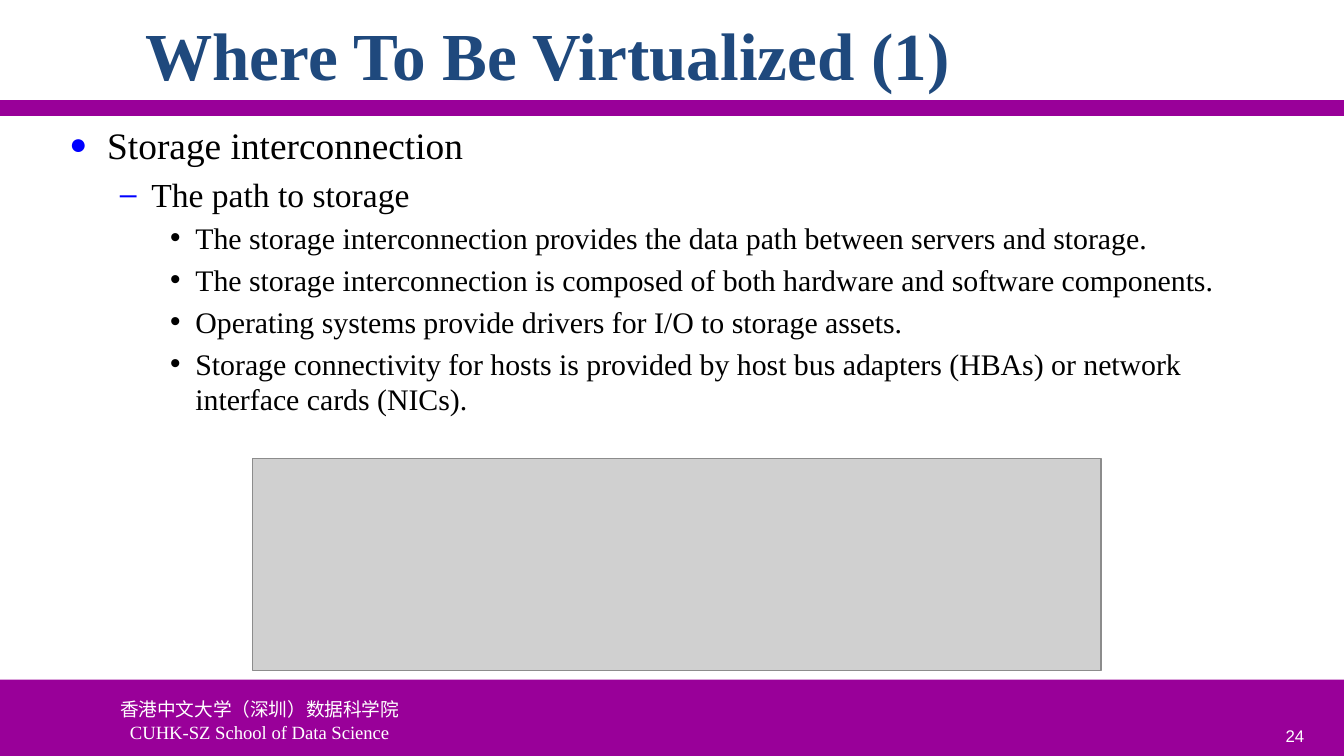
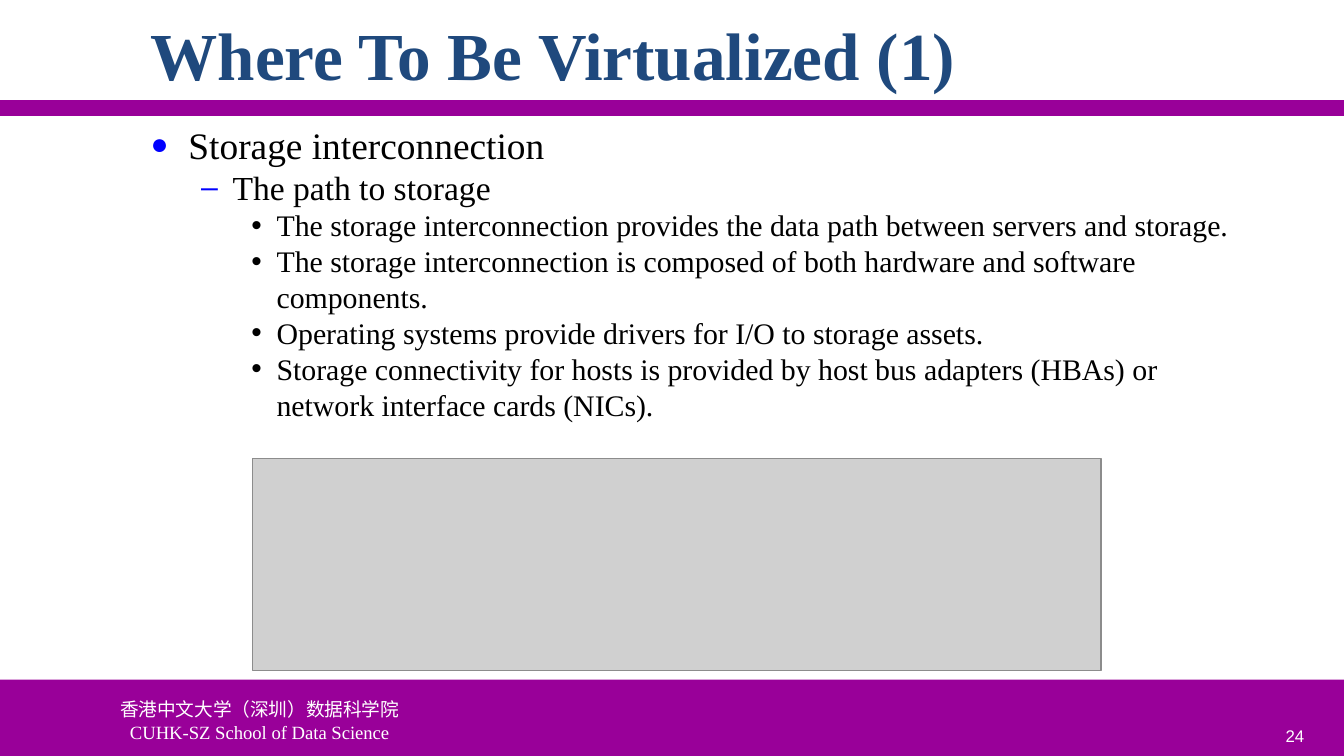
Before and after one commit to ychung1103/ychung1103.github.io, a slide deck: slide 24 of Slides/CSC6103/VT-05 Storage Virtualization.pptx. Drawn at 1344x756 pixels with LibreOffice and Linux fonts; fonts in the diff are those of the drawing; grey boxes stand for pictures; background and template pictures are left out. Boxes give left, top, right and bottom in pixels: in the first picture for what was removed or moved away, otherwise in the second. Text is boxed around its words. In the diff, an @@ line names an element or a change of style, - is before the commit and + after.

```diff
--- a/Slides/CSC6103/VT-05 Storage Virtualization.pptx
+++ b/Slides/CSC6103/VT-05 Storage Virtualization.pptx
@@ title "Where To Be Virtualized (1)" moved from (x1=145, y1=33, x2=950, y2=93) to (x1=151, y1=33, x2=955, y2=93) @@
@@ text "Storage interconnection" moved from (x1=107, y1=134, x2=1213, y2=416) to (x1=188, y1=134, x2=1228, y2=421) @@
@@ text "Storage interconnection" at (x1=188, y1=134, x2=1228, y2=421): less space between paragraphs @@
```
Also in this commit, not shown: 97 other slides changed, 2 other files.
